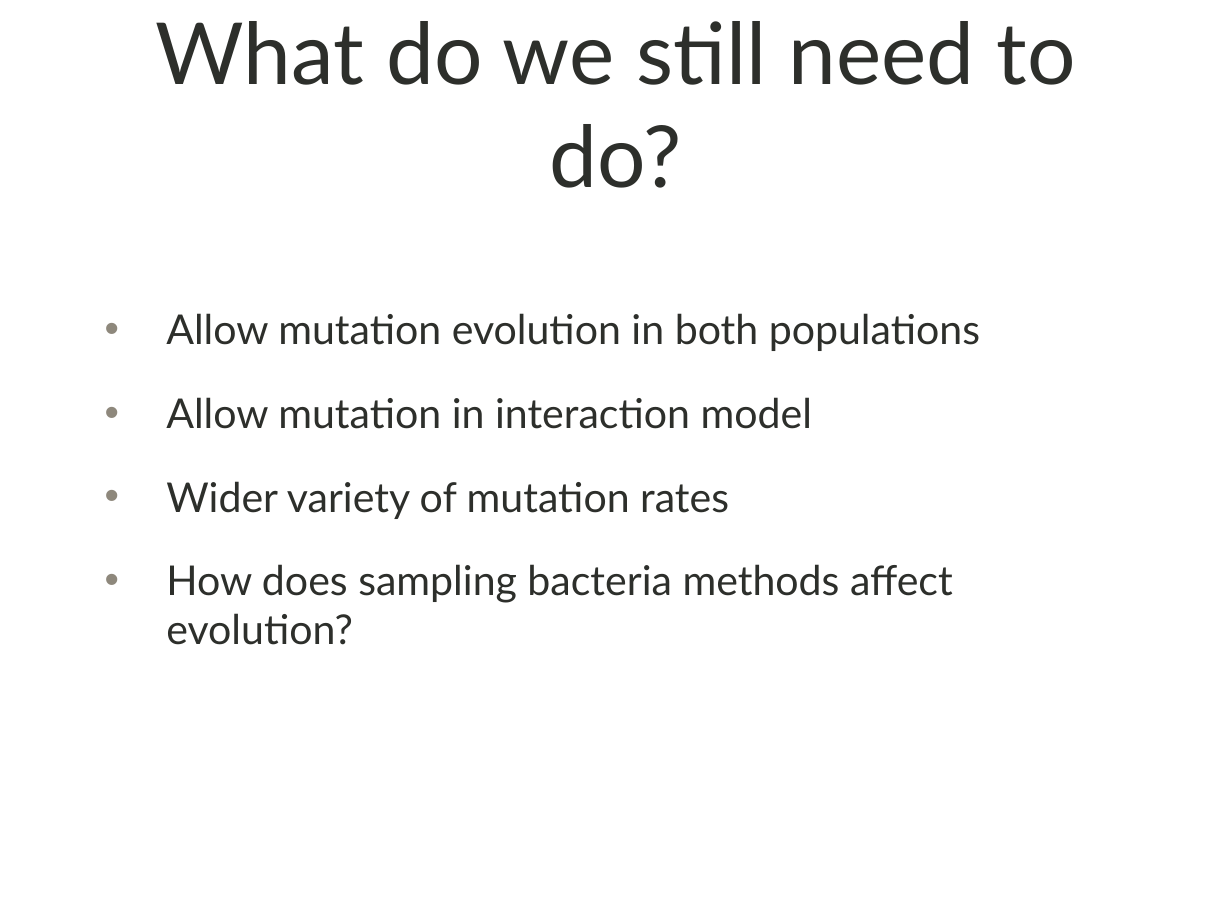
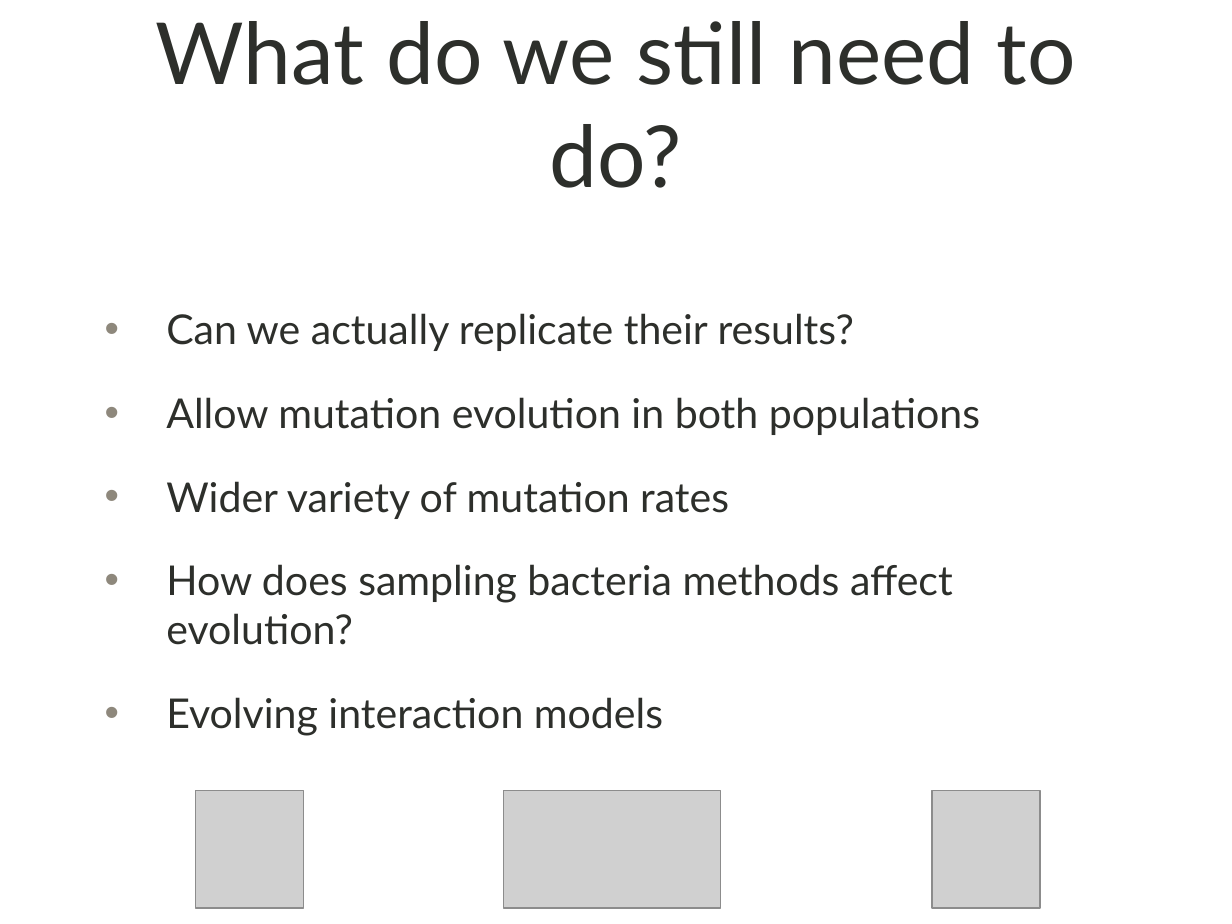
Before and after one commit to shankl/EvoComp_FinalProject, a slide deck: slide 16 of presentation.pptx (slide 17 before the commit). Drawn at 1232x924 pixels with LibreOffice and Linux fonts; fonts in the diff are those of the drawing; grey boxes stand for pictures; background and template pictures are left out. Boxes give left, top, right and bottom in pixels: in the first picture for what was removed or moved away, otherwise in the second. Text is boxed around its words. In the diff, an @@ line names an element or a change of style, - is before the commit and + after.

```diff
--- a/presentation.pptx
+++ b/presentation.pptx
@@ text at box(166, 313, 854, 351): paragraph added @@
+• Can we actually replicate their results?
@@ text at box(166, 397, 812, 429): paragraph removed @@
-• Allow mutation in interaction model
@@ text at box(166, 697, 663, 736): paragraph added @@
+• Evolving interaction models
@@ picture added at box(196, 791, 304, 908) @@
@@ picture added at box(504, 791, 721, 908) @@
@@ picture added at box(931, 791, 1040, 908) @@
```
Also in this commit, not shown: 6 other slides changed, 1 slide added, 1 slide removed, 23 other files.
